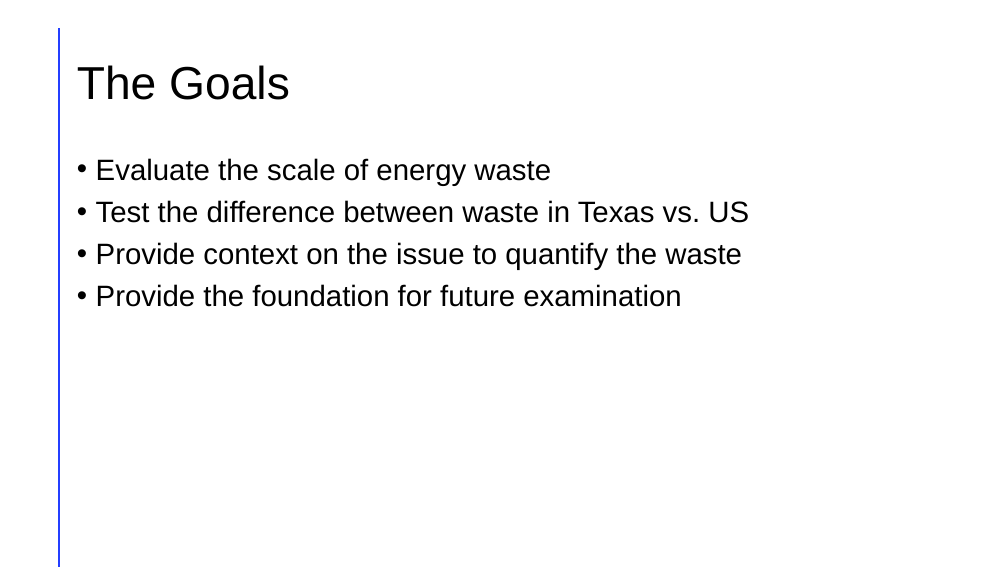
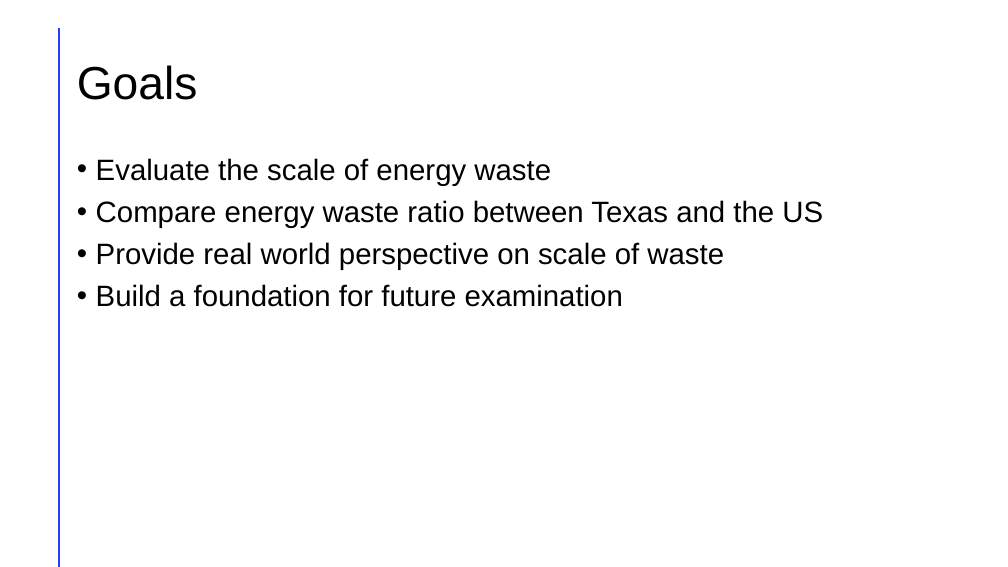
Before and after one commit to chad-hub/wasted_energy, a slide deck: slide 3 of Wasted Energy.pptx. Drawn at 1008x567 pixels with LibreOffice and Linux fonts; fonts in the diff are those of the drawing. Boxes give left, top, right and bottom in pixels: in the first picture for what was removed or moved away, otherwise in the second. Text is boxed around its words. In the diff, an @@ line names an element or a change of style, - is before the commit and + after.

```diff
--- a/Wasted Energy.pptx
+++ b/Wasted Energy.pptx
@@ title at [77, 65, 198, 100]: text changed @@
-The Goals
+Goals
@@ text at [96, 200, 823, 307]: text changed @@
-• Test the difference between waste in Texas vs. US
-• Provide context on the issue to quantify the waste
-• Provide the foundation for future examination
+• Compare energy waste ratio between Texas and the US
+• Provide real world perspective on scale of waste
+• Build a foundation for future examination
```
Also in this commit, not shown: 8 other slides changed, 1 slide added, 1 slide removed.
